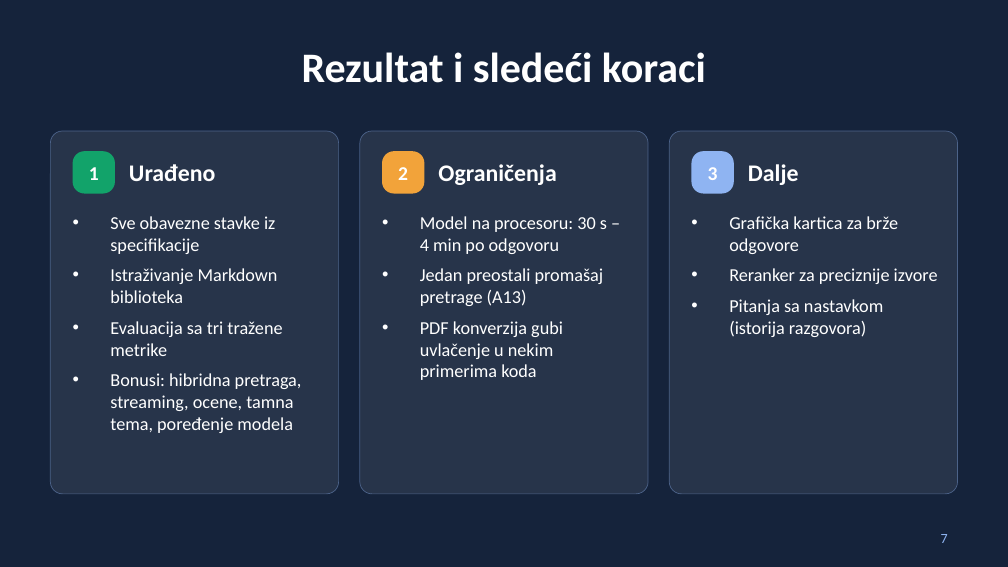
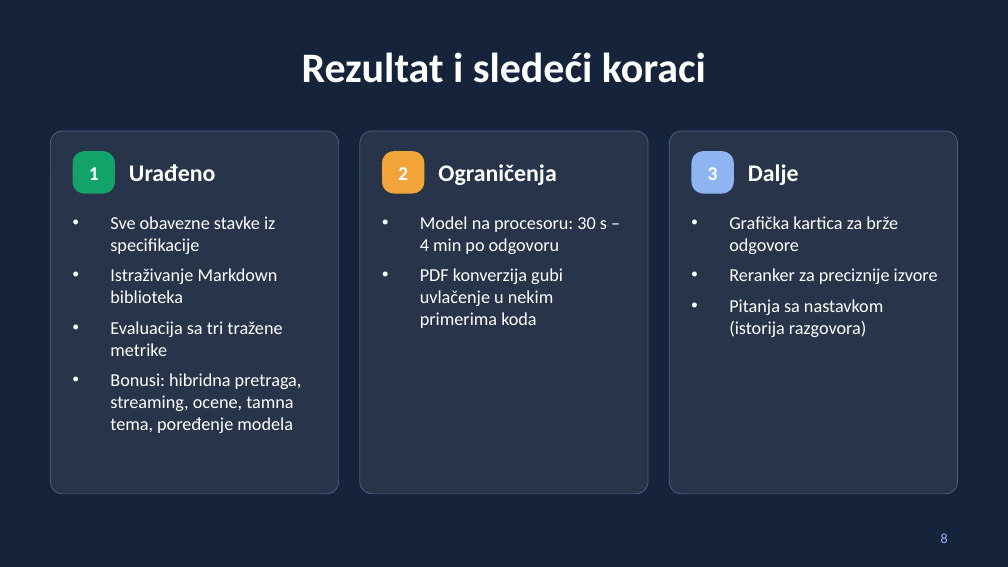
Before and after one commit to VladK333/SE_Internship, a slide deck: slide 8 of docs/presentation/DocPilot_prezentacija.pptx (slide 7 before the commit). Drawn at 1008x567 pixels with LibreOffice and Linux fonts; fonts in the diff are those of the drawing. Boxes give left, top, right and bottom in pixels: in the first picture for what was removed or moved away, otherwise in the second. Text is boxed around its words. In the diff, an @@ line names an element or a change of style, - is before the commit and + after.

Commit message:
modified ppt

```diff
--- a/docs/presentation/DocPilot_prezentacija.pptx
+++ b/docs/presentation/DocPilot_prezentacija.pptx
@@ text at (420, 268, 604, 306): paragraph removed @@
-• Jedan preostali promašaj pretrage (A13)
@@ page number at (941, 533, 948, 543): text changed @@
-7
+8
```
Also in this commit, not shown: 2 other slides changed, 1 slide added.
